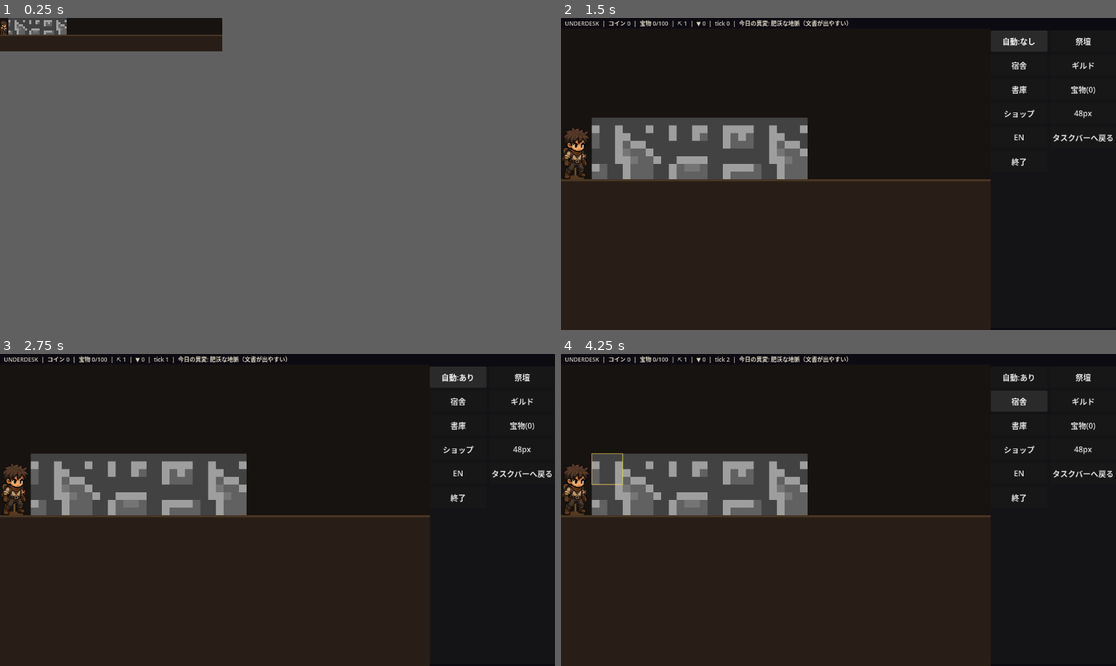
Above: before the commit, frames 1-4 (two rows, left to right).
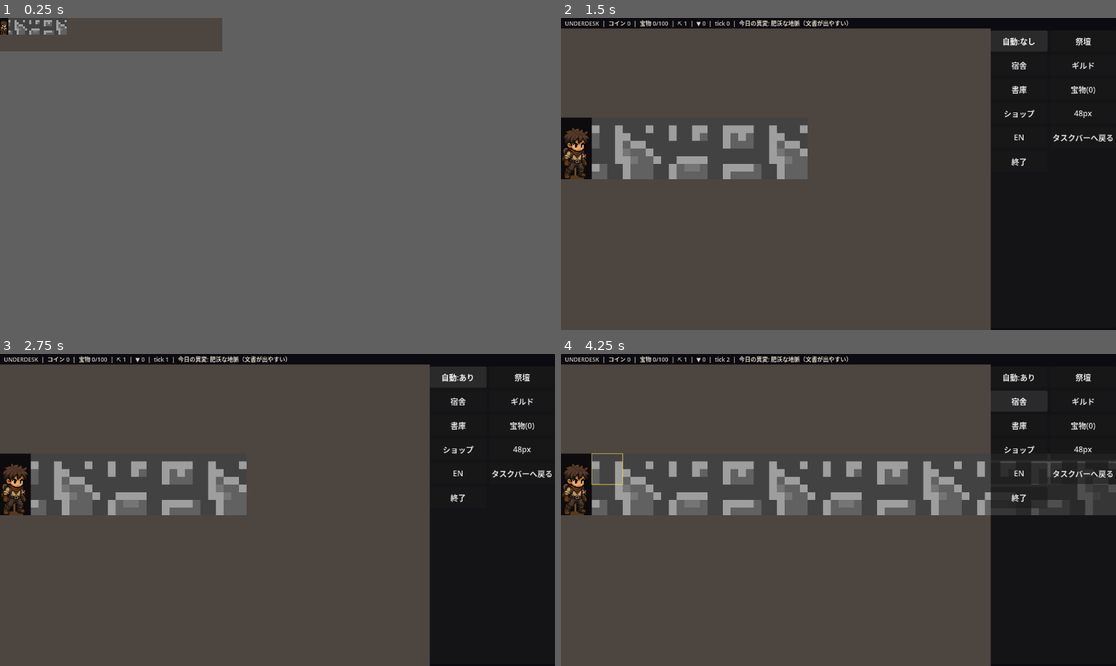
Above: after the commit, the same moments.

Repository: jinsei0604/UnderDesk
Game: Godot game, scene res://src/ui/main.tscn
Two runs of this game, one before a commit and one after it. Both use one fixed random seed, a clock stepped at 60 frames per second and the inputs below.
Inputs (mouse positions are in pixels of both pictures, inside the frame that each line leads up to):
- Up to frame 1 (0.25 s): no input
- Up to frame 2 (1.5 s): tap Enter at 0.5 s; drag from (672, 33) to (694, 27) at 0.52 s; click "自動:あり" at 1.25 s
- Up to frame 3 (2.75 s): click "自動:なし" at 2 s
- Up to frame 4 (4.25 s): click "祭壇" at 2.75 s; click "宿舎" at 3.5 s

The runs differ from the first frame. In frame 1, 3.6% of the frame differs, in the area x 0-41%, y 0-11%; in frame 2, 66%; in frame 3, 66%; in frame 4, 67%, in the area x 0-100%, y 3-100%.

Commit message:
Carve a clear 2-row tunnel through rock; generate walls off-screen
Two fixes from the in-game view:

- The 2-row passage now reads as a tunnel bored through solid rock: the
  background is a rock mass filling the whole view, and the dig band's
  dug cells are carved out as a dark hollow, so a clear 2-block-tall
  tunnel shows with rock above and below (instead of a low wall on open
  ground). Placeholder rock-mass colour until dig_background.png ships.
- No more pop-in: GRID_EXPAND_COLS 4 -> 24 keeps the unmined wall
  generated well past the right screen edge, so fresh rock never appears
  within view as the miner advances.

Diff:
--- a/src/core/constants.gd
+++ b/src/core/constants.gd
@@ -18,8 +18,10 @@
 const CORRIDOR_HEIGHT: int = 2
 const GROUND_ROWS: int = 2
 const GRID_INITIAL_WIDTH: int = 8
-## Columns appended to the right when digging approaches the frontier.
-const GRID_EXPAND_COLS: int = 4
+## Columns kept solid ahead of the frontier. Must exceed the on-screen
+## column count so fresh rock is always generated well off the right edge
+## and never visibly pops into view.
+const GRID_EXPAND_COLS: int = 24
 
 ## Home depot at the tunnel mouth (left edge, mid-height) where minions
 ## start and deposit resources.
--- a/src/ui/main.gd
+++ b/src/ui/main.gd
@@ -17,10 +17,11 @@
 const COLOR_GRID_LINE := Color(0.0, 0.0, 0.0, 0.25)
 const COLOR_JOB_MARK := Color(1.0, 0.85, 0.3, 0.55)
 const COLOR_DEPOT := Color(0.85, 0.3, 0.25)
-## Placeholder dig backdrop/ground until dig_background.png is shipped.
-const COLOR_DIG_BACKDROP := Color(0.09, 0.075, 0.065)
-const COLOR_DIG_GROUND := Color(0.16, 0.12, 0.09)
-const COLOR_DIG_GROUND_EDGE := Color(0.28, 0.21, 0.14)
+## Placeholder rock mass + carved-tunnel interior until dig_background.png
+## ships. The miner tunnels THROUGH solid rock: mass surrounds it, the dug
+## cells are the hollow 2-row passage.
+const COLOR_DIG_ROCKMASS := Color(0.30, 0.27, 0.25)
+const COLOR_TUNNEL_HOLLOW := Color(0.05, 0.045, 0.05)
 const COLOR_MINION := Color(0.95, 0.85, 0.4)
 ## Slight per-minion tint variation: a crowd, not clones (§6).
 const MINION_COLORS: Array[Color] = [
@@ -514,17 +515,18 @@
 	var first_col: int = maxi(0, int(-origin.x / cell_px))
 	var last_col: int = mini(sim.grid.width, first_col + int(size.x / cell_px) + 2)
 	var has_rock := art.has_art("terrain_rock")
-	# Ground + backdrop is a single scrolling background (not per-cell tiles):
-	# no repeating seams, and it pans with the world as the tunnel advances.
+	# Ground + backdrop is one scrolling rock mass (not per-cell tiles): no
+	# repeating seams, and it pans with the world as the tunnel advances.
 	_draw_background(origin)
-	# The dig band: unmined rock ahead, open (background) where already dug.
+	# The dig band carves a 2-row passage through that mass: dug cells become
+	# the hollow tunnel; the unmined face ahead keeps the rock block texture.
 	for y in sim.grid.height:
 		for x in range(first_col, last_col):
 			var cell := Vector2i(x, y)
+			var rect := _cell_rect(origin, cell)
 			if sim.grid.terrain_at(cell) == UD.Terrain.AIR:
-				continue
-			var rect := _cell_rect(origin, cell)
-			if has_rock:
+				draw_rect(rect, COLOR_TUNNEL_HOLLOW)
+			elif has_rock:
 				draw_texture_rect(art.tiled_texture("terrain_rock", cell), rect, false)
 			else:
 				draw_rect(rect, _cell_color(UD.Terrain.ROCK, y))
@@ -535,16 +537,13 @@
 	_draw_debris(origin)
 
 
-## The ground + backdrop behind the dig band. A shipped dig_background.png
-## tiles horizontally and scrolls locked to the world (so the miner stays
-## planted on it as the tunnel advances). Until that art arrives, a plain
-## placeholder: a dark cave backdrop with a distinct ground band below the
-## floor line, so the miner reads as standing on solid ground.
+## The rock mass + backdrop the tunnel is carved through. A shipped
+## dig_background.png tiles horizontally and scrolls locked to the world
+## (so the miner stays planted as the tunnel advances). Until that art
+## arrives, a plain solid rock-mass fill stands in.
 func _draw_background(origin: Vector2) -> void:
-	var cell_px := _cell_px()
 	var view_right := size.x if settings.resident_mode else size.x - float(PANEL_WIDTH)
 	var view_top := float(_hud_offset())
-	var floor_y := origin.y + sim.grid.height * cell_px
 	if art.has_art("dig_background"):
 		var tex := art.texture("dig_background")
 		var scale := (size.y - view_top) / float(tex.get_height())
@@ -557,10 +556,10 @@
 			draw_texture_rect(tex, Rect2(Vector2(tx, view_top), Vector2(tile_w, tile_h)), false)
 			tx += tile_w
 		return
-	# Placeholder backdrop above the floor, ground band below it.
-	draw_rect(Rect2(Vector2(0, view_top), Vector2(view_right, floor_y - view_top)), COLOR_DIG_BACKDROP)
-	draw_rect(Rect2(Vector2(0, floor_y), Vector2(view_right, size.y - floor_y)), COLOR_DIG_GROUND)
-	draw_rect(Rect2(Vector2(0, floor_y), Vector2(view_right, maxf(2.0, cell_px / 16.0))), COLOR_DIG_GROUND_EDGE)
+	# Placeholder: solid rock mass fills the whole view (ceiling, walls and
+	# floor). The dig band's dug cells are carved out as the hollow tunnel in
+	# _draw_grid, so a clear 2-row passage reads through the rock.
+	draw_rect(Rect2(Vector2(0, view_top), Vector2(view_right, size.y - view_top)), COLOR_DIG_ROCKMASS)
 
 
 func _cell_color(terrain: UD.Terrain, depth: int) -> Color:
